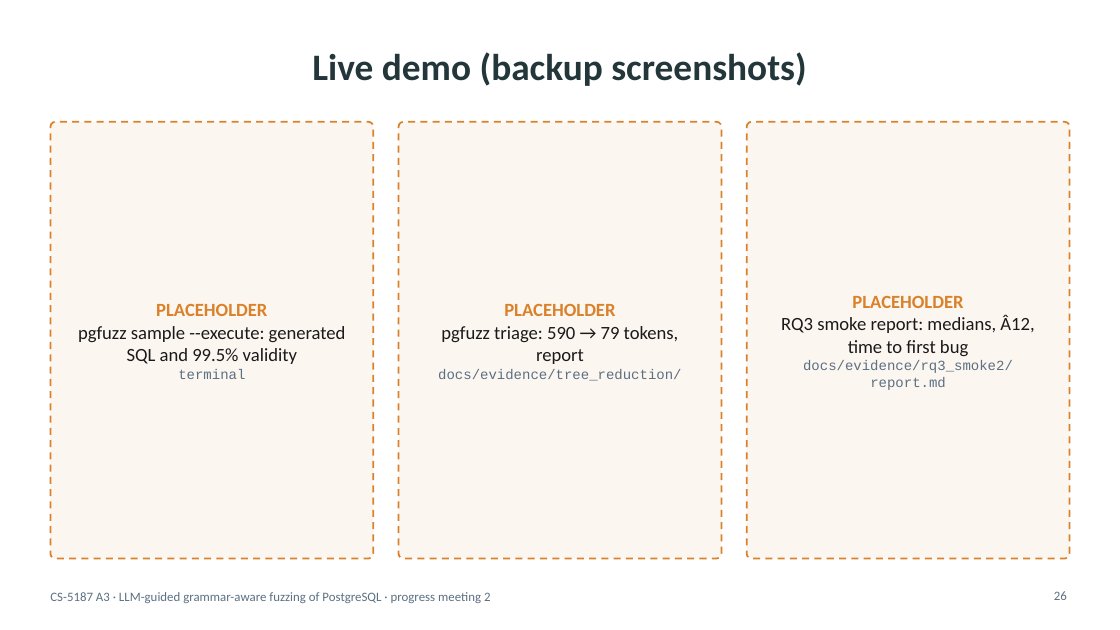
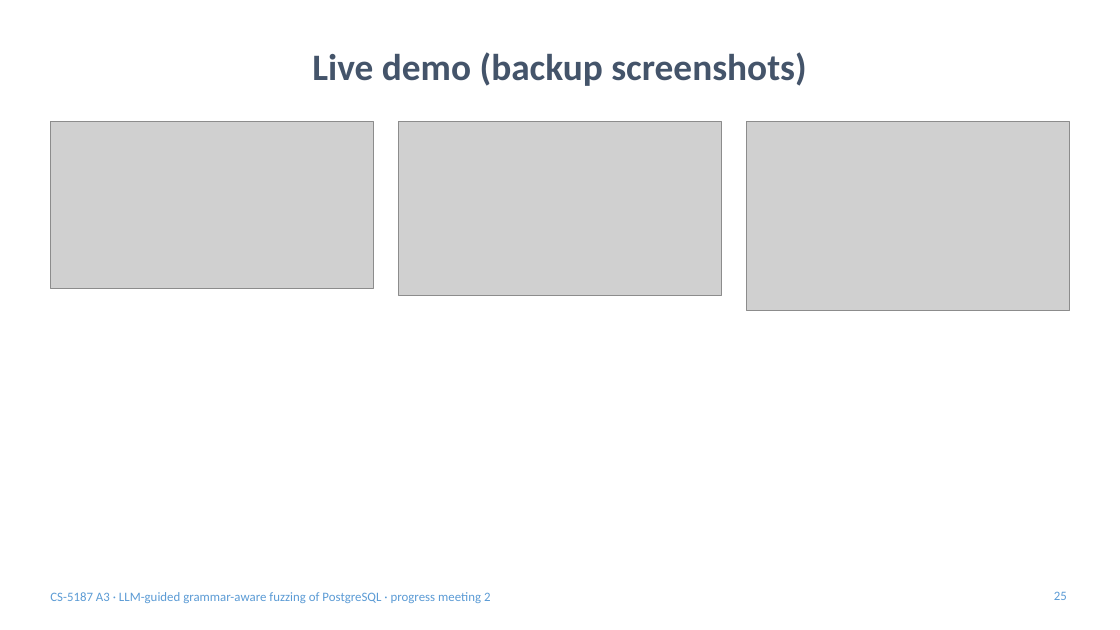
Before and after one commit to v28k/cs5187-term-project, a slide deck: slide 25 of docs/meeting2/slides/slides_meeting2.pptx (slide 26 before the commit). Drawn at 1120x630 pixels with LibreOffice and Linux fonts; fonts in the diff are those of the drawing; grey boxes stand for pictures. Boxes give left, top, right and bottom in pixels: in the first picture for what was removed or moved away, otherwise in the second. Text is boxed around its words. In the diff, an @@ line names an element or a change of style, - is before the commit and + after.

```diff
--- a/docs/meeting2/slides/slides_meeting2.pptx
+++ b/docs/meeting2/slides/slides_meeting2.pptx
@@ title "Live demo (backup screenshots)" at (312, 52, 806, 86): text colour #23373B to #44546A @@
@@ rounded rectangle removed at (50, 122, 373, 559) @@
@@ picture added at (50, 122, 373, 288) @@
@@ rounded rectangle removed at (398, 122, 721, 559) @@
@@ picture added at (398, 122, 721, 295) @@
@@ rounded rectangle removed at (747, 122, 1070, 559) @@
@@ picture added at (747, 122, 1070, 311) @@
@@ text removed at (781, 296, 1034, 390) @@
-PLACEHOLDER
-RQ3 smoke report: medians, Â12, time to first bug
-docs/evidence/rq3_smoke2/report.md
@@ text removed at (78, 304, 346, 379) @@
-PLACEHOLDER
-pgfuzz sample --execute: generated SQL and 99.5% validity
-terminal
@@ text removed at (438, 304, 681, 381) @@
-PLACEHOLDER
-pgfuzz triage: 590 → 79 tokens, report
-docs/evidence/tree_reduction/
@@ text "CS-5187 A3 · LLM-guided grammar-aware ..." at (50, 592, 490, 603): text colour #5B7083 to #5B9BD5 @@
@@ page number at (1054, 591, 1067, 600): text changed; text colour #5B7083 to #5B9BD5 @@
-26
+25
```
Also in this commit, not shown: 22 other slides changed, 3 slides added, 4 slides removed, 12 other files.
